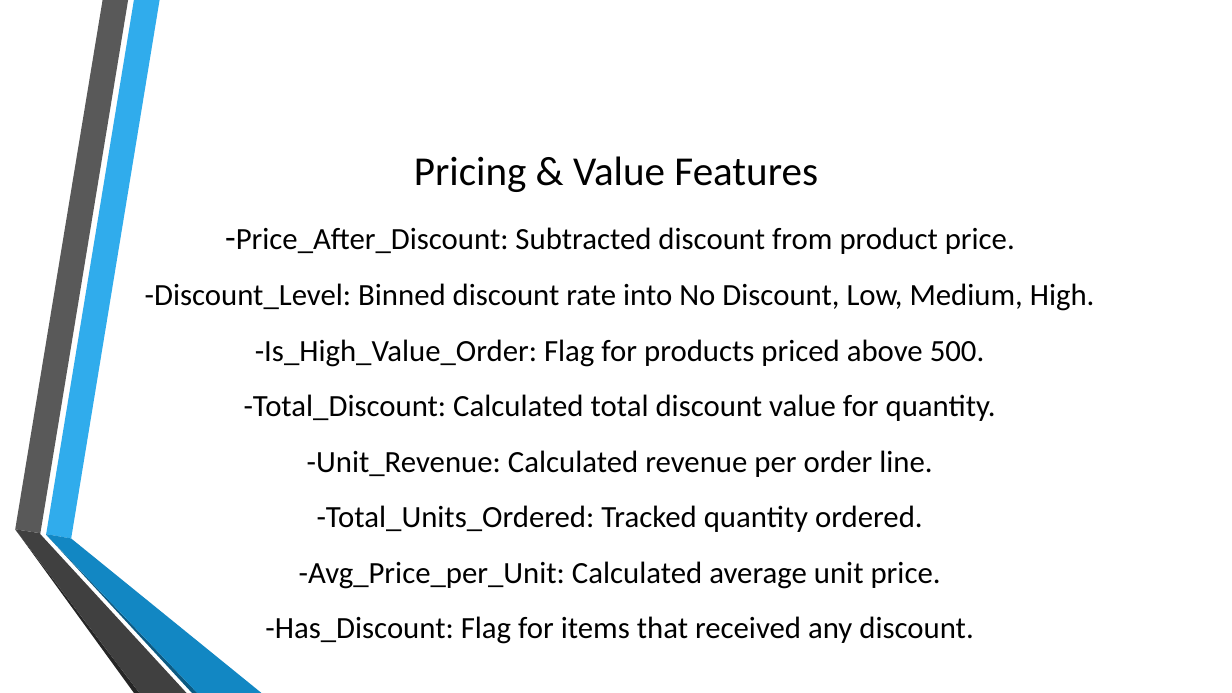
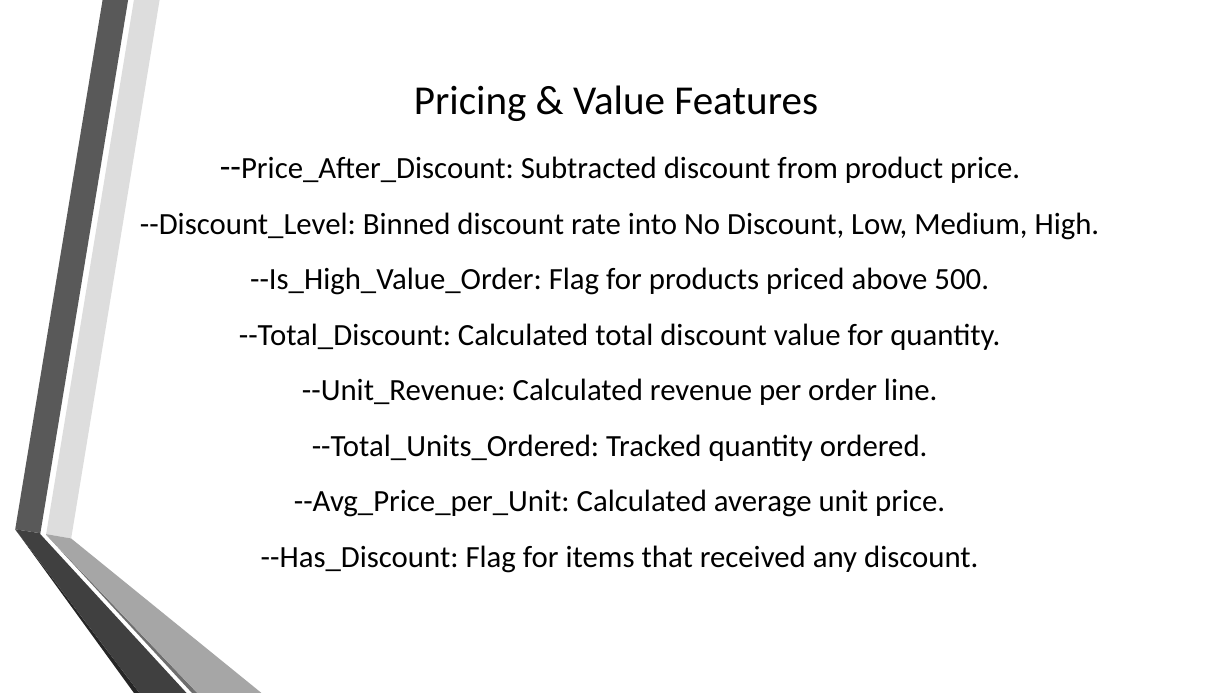
Before and after one commit to mariam530/supply-chain-project, a slide deck: slide 15 of New Microsoft PowerPoint Presentation.pptx. Drawn at 1232x693 pixels with LibreOffice and Linux fonts; fonts in the diff are those of the drawing; background and template pictures are left out. Boxes give left, top, right and bottom in pixels: in the first picture for what was removed or moved away, otherwise in the second. Text is boxed around its words. In the diff, an @@ line names an element or a change of style, - is before the commit and + after.

```diff
--- a/New Microsoft PowerPoint Presentation.pptx
+++ b/New Microsoft PowerPoint Presentation.pptx
@@ freeform shape at (46, 0, 160, 539): fill #30ACEC to #DDDDDD @@
@@ title at (140, 85, 1100, 573): text changed @@
-Pricing & Value Features
--Price_After_Discount: Subtracted discount from product price.
--Discount_Level: Binned discount rate into No Discount, Low, Medium, High.
--Is_High_Value_Order: Flag for products priced above 500.
--Total_Discount: Calculated total discount value for quantity.
--Unit_Revenue: Calculated revenue per order line.
--Total_Units_Ordered: Tracked quantity ordered.
--Avg_Price_per_Unit: Calculated average unit price.
--Has_Discount: Flag for items that received any discount.
+Pricing & Value Features
+--Price_After_Discount: Subtracted discount from product price.
+--Discount_Level: Binned discount rate into No Discount, Low, Medium, High.
+--Is_High_Value_Order: Flag for products priced above 500.
+--Total_Discount: Calculated total discount value for quantity.
+--Unit_Revenue: Calculated revenue per order line.
+--Total_Units_Ordered: Tracked quantity ordered.
+--Avg_Price_per_Unit: Calculated average unit price.
+--Has_Discount: Flag for items that received any discount.
@@ freeform shape at (46, 535, 198, 693): fill #0C5A82 to #6E6E6E @@
@@ freeform shape at (46, 534, 262, 693): fill #1287C3 to #A6A6A6 @@
```
Also in this commit, not shown: 33 other slides changed, 5 slides added.
